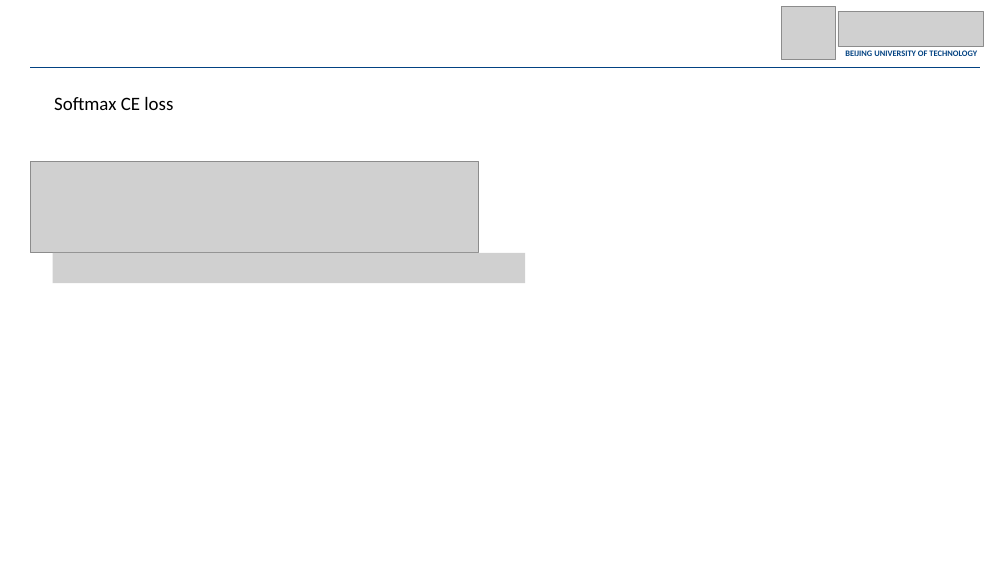
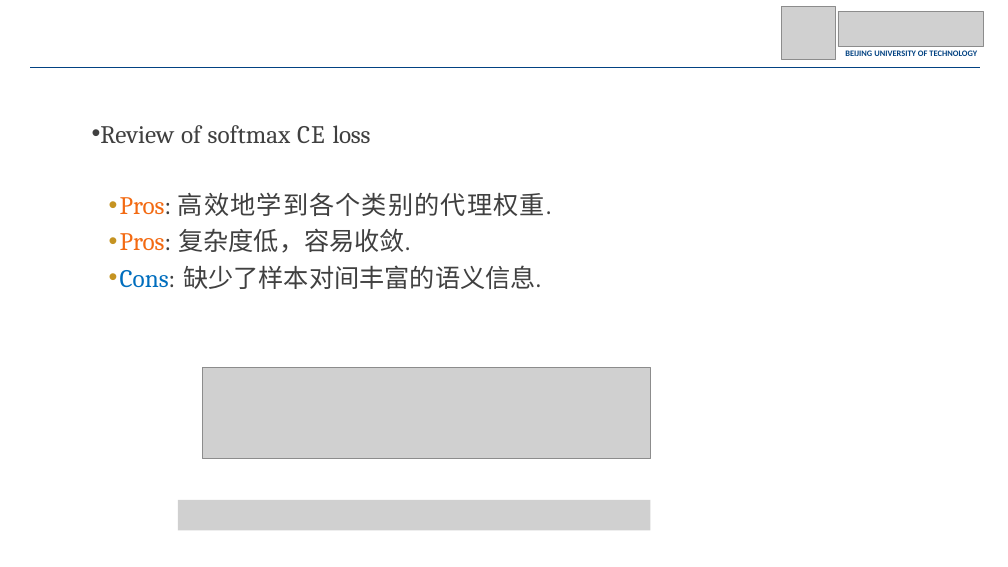
Before and after one commit to JohnnyM1ng/dissertation-proposal, a slide deck: slide 6 of 2023_12_08_论文讲解_张一鸣.pptx (slide 11 before the commit). Drawn at 1008x567 pixels with LibreOffice and Linux fonts; fonts in the diff are those of the drawing; grey boxes stand for pictures; background and template pictures are left out. Boxes give left, top, right and bottom in pixels: in the first picture for what was removed or moved away, otherwise in the second. Text is boxed around its words. In the diff, an @@ line names an element or a change of style, - is before the commit and + after.

```diff
--- a/2023_12_08_论文讲解_张一鸣.pptx
+++ b/2023_12_08_论文讲解_张一鸣.pptx
@@ text removed at <box>54,97,173,110</box> @@
-Softmax CE loss
@@ text added at <box>100,125,551,289</box>, 24 pt, text #404040 @@
+• Review of softmax CE loss
+• Pros: 高效地学到各个类别的代理权重.
+• Pros: 复杂度低，容易收敛.
+• Cons: 缺少了样本对间丰富的语义信息.
@@ picture removed at <box>53,253,526,283</box> @@
@@ picture: place and size @@
-picture at <box>30,161,479,253</box>
+picture at <box>202,368,650,459</box>
@@ picture added at <box>178,500,650,530</box> @@
```
Also in this commit, not shown: 7 other slides changed, 1 slide added, 4 slides removed.
